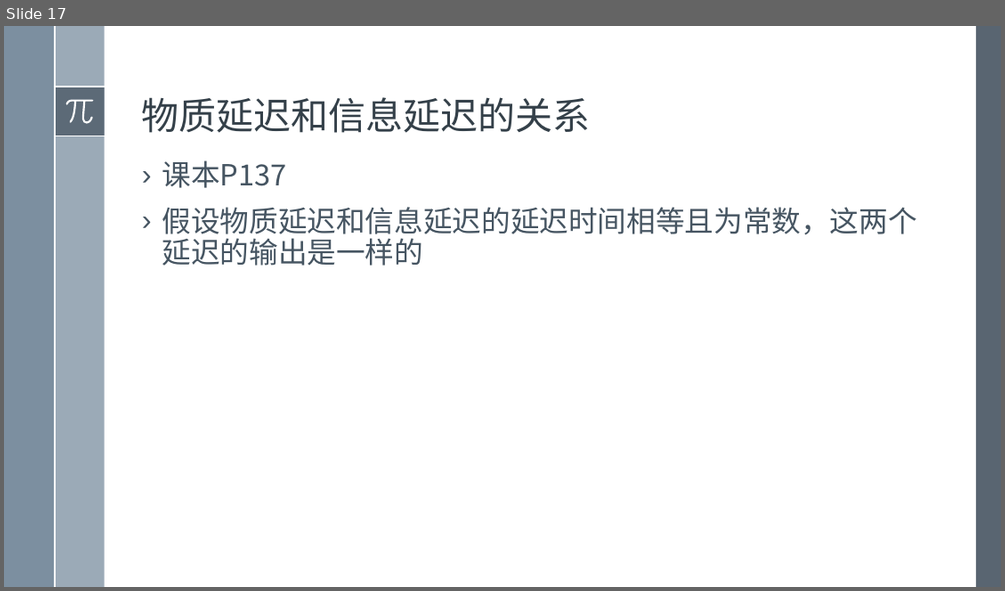
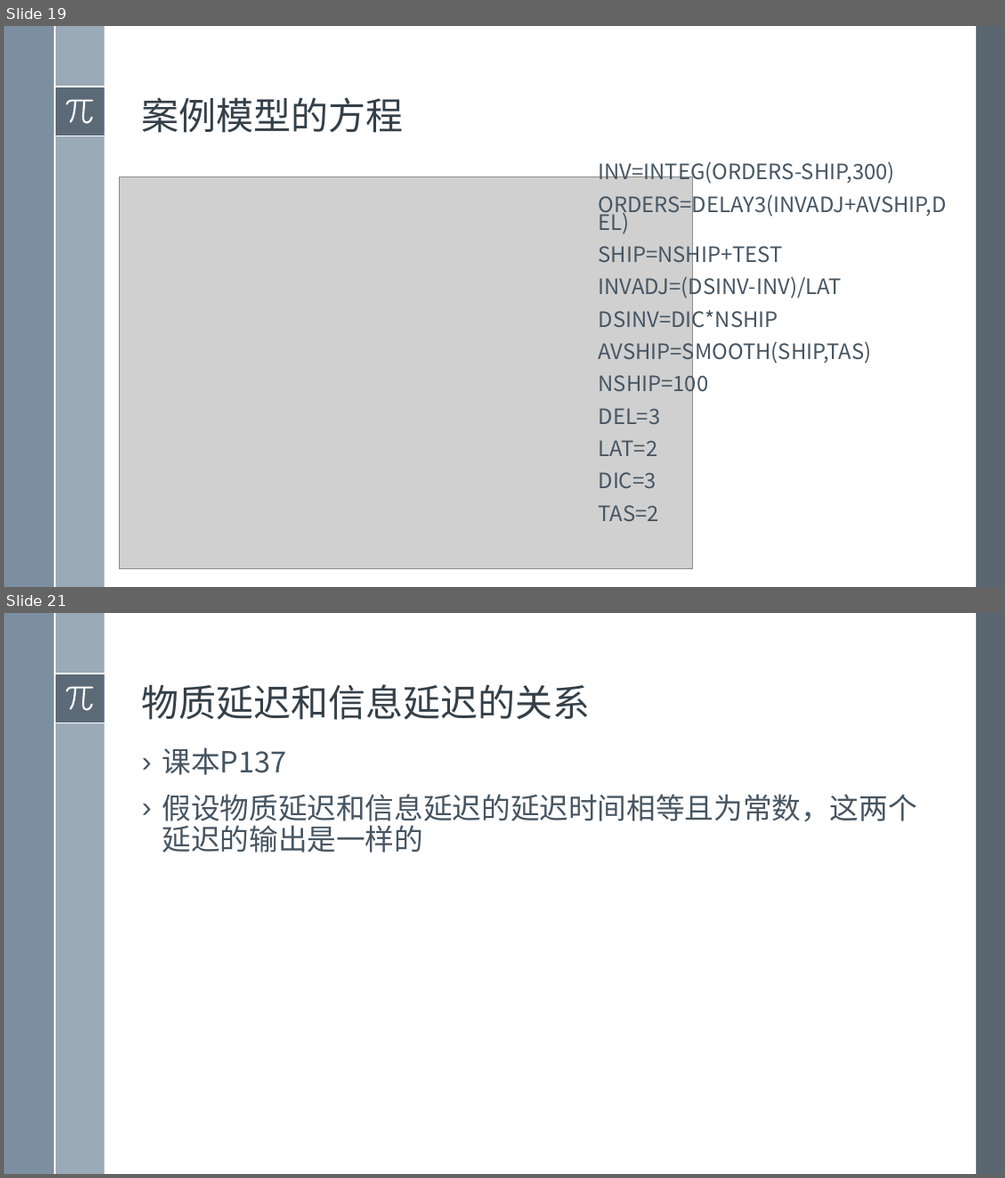
Before and after one commit to exoplanetX/SystemDynamics, a slide deck: 2019系统仿真-13- 延迟原理.pptx. Shown one above the other, each under a label of ours: slide 17 before the commit, slides 19 and 21 after it; the slides between them are not shown. The pictures are 1005x591 and 1005x1178 pixels, drawn with LibreOffice and Linux fonts; fonts in the diff are those of the drawing; grey boxes stand for pictures. Boxes give left, top, right and bottom in pixels: in the first picture for what was removed or moved away, otherwise in the second. Text is boxed around its words. In the diff, an @@ line names an element or a change of style, - is before the commit and + after.

```diff
--- a/2019系统仿真-13- 延迟原理.pptx
+++ b/2019系统仿真-13- 延迟原理.pptx
@@ slide 19 added at (4,26,1001,587), background #FFFFFF; not listed: 8 template elements that a slide beside it also shows @@
@@ title added at (142,97,404,133), 36 pt, text #35404A @@
+案例模型的方程
@@ picture added at (120,177,693,568) @@
@@ text added at (599,162,947,521), 20.4 pt, text #465562 @@
+INV=INTEG(ORDERS-SHIP,300)
+ORDERS=DELAY3(INVADJ+AVSHIP,DEL)
+SHIP=NSHIP+TEST
+INVADJ=(DSINV-INV)/LAT
+DSINV=DIC*NSHIP
+AVSHIP=SMOOTH(SHIP,TAS)
+NSHIP=100
+DEL=3
+LAT=2
+DIC=3
+TAS=2
@@ what was slide 17 is now slide 21 @@
```
Also in this commit, not shown: 3 other slides added, 2 other files.
